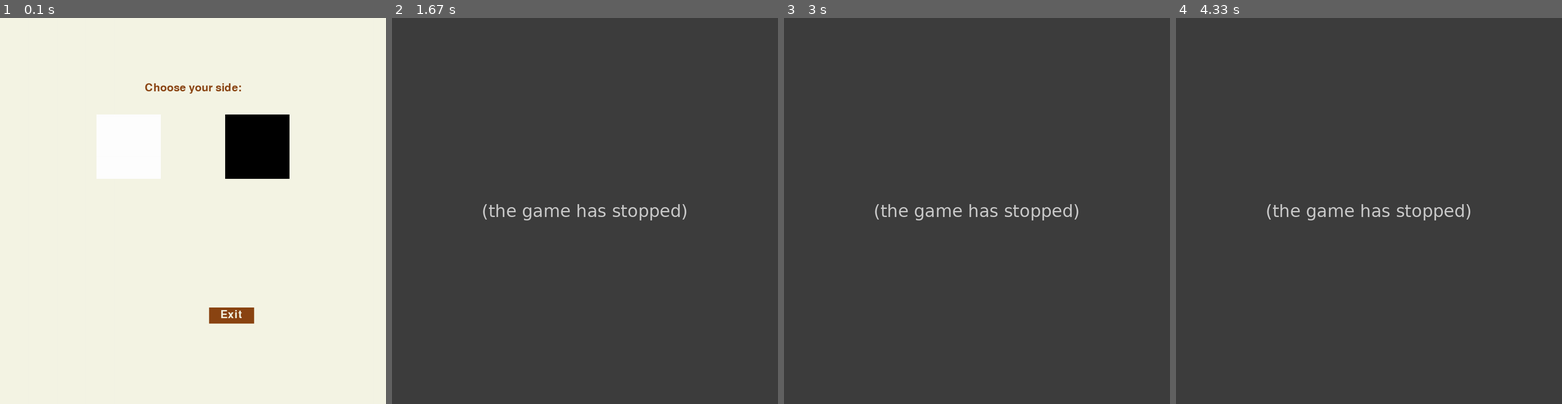
Above: before the commit, frames 1-4 (left to right).
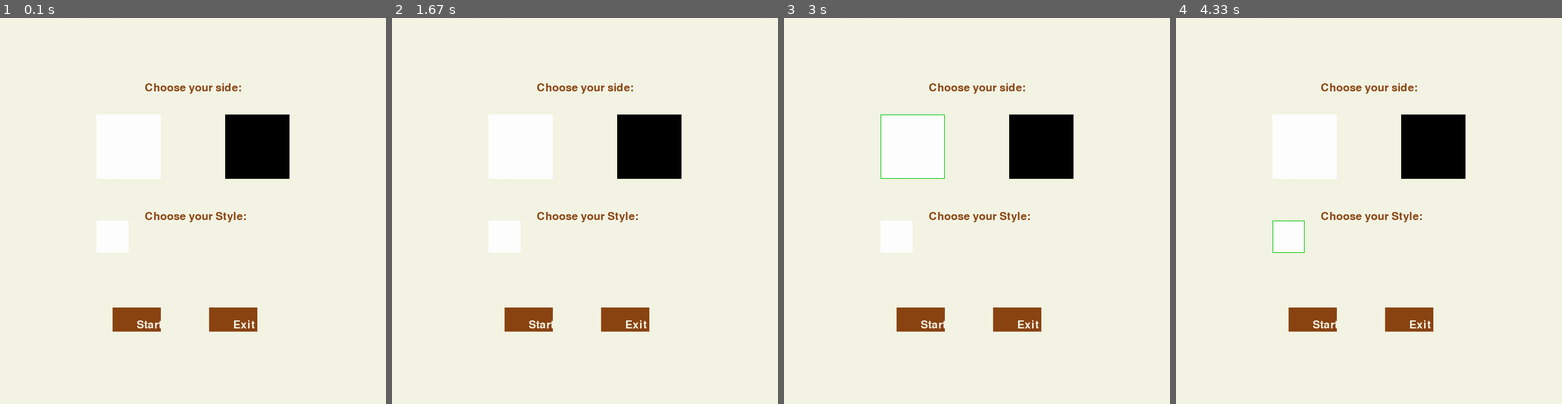
Above: after the commit, the same moments.

Repository: WilliamBayliss/Chess-Pygame
Game: pygame game, started from chess.py
Same seed, same stepped clock (60 frames per second), same inputs: the game is played once before the commit and once after it.
Inputs (mouse positions are in pixels of both pictures, inside the frame that each line leads up to):
- Up to frame 1 (0.1 s): no input
- Up to frame 2 (1.67 s): click "Start" at 0.38 s; click (519, 145) at 0.72 s; click (465, 153) at 1.05 s
- Up to frame 3 (3 s): click "Start" at 1.93 s; click (1042, 145) at 2.27 s; click (965, 145) at 2.6 s; click (922, 129) at 2.93 s
- Up to frame 4 (4.33 s): click (1469, 176) at 3.27 s; click (1287, 238) at 4.1 s

The runs differ from the first frame. In frame 1, 2.1% of the frame differs, in the area x 25-67%, y 50-82%; in frame 2, 100%, in the area x 0-100%, y 0-100%; in frame 3, 100%; in frame 4, 100%.
Error before the commit: UnboundLocalError: cannot access local variable 'player_name' where it is not associated wit...; the game stopped at 0.38 s (later frames are placeholders)

Commit message:
Colour and style selection functioning, start menu completable

Diff:
--- a/chess.py
+++ b/chess.py
@@ -97,6 +97,7 @@
     return [white_selection_square, black_selection_square]
 
 def create_style_selection():
+    mouse = pygame.mouse.get_pos()
     prompt_surface = font.render("Choose your Style:" + "", True, DARK)
     screen.blit(prompt_surface, (450, 600))
 
@@ -108,41 +109,58 @@
     # Borders for current highlight selection
     pygame.draw.rect(screen, ACTIVE_COLOUR if classic_button.collidepoint(mouse) else WHITE, classic_button, 2)
 
+    return [classic_button]
+
 def create_menu_buttons():
     mouse = pygame.mouse.get_pos()
-    start_button = pygame.Rect(350, 900, 140, 50)
-    exit_button = pygame.Rect(650, 900, 140, 50)
-    pygame.draw.rect(screen, ACTIVE_COLOUR if start_button.collidepoint(mouse) else LIGHT, start_button)
+    start_button = pygame.Rect(350, 900, 150, 75)
+    exit_button = pygame.Rect(650, 900, 150, 75)
+    pygame.draw.rect(screen, ACTIVE_COLOUR if start_button.collidepoint(mouse) else DARK, start_button)
     pygame.draw.rect(screen, CANCEL_COLOUR if exit_button.collidepoint(mouse) else DARK, exit_button)
     start_text = font.render("Start", True, LIGHT)
     exit_text = font.render("Exit", True, LIGHT)
-    screen.blit(start_text, (385, 905))
-    screen.blit(exit_text, (685, 905))
+    screen.blit(start_text, start_button.center)
+    screen.blit(exit_text, exit_button.center)
 
     return [start_button, exit_button]
 
-def start_menu_validator(name, colour, style):
-    if len(name) > 0:
-        if colour != None:
-            if style != None:
-                return True
+def create_selection_indicators():
+    colour_selection = None
+    style_selection = None
+
+def start_menu_validator(colour, style):
+    if colour is not None:
+        print("YES")
+        if style is not None:
+            print("YES")
+            return True
+        else:
+            print("WRONG - STYLE")
+            return False
+    else:
+        print("WRONG - COLOUR")
+        print(colour)
+        return False
+
 
 def start_menu():
     player = Player()
-
     getting_player_info = True
     while getting_player_info == True:
         screen.fill(LIGHT)
         mouse = pygame.mouse.get_pos()
 
         # Colour Selection
-        player_colour = None
+
         colour_selection_buttons = create_colour_selection()
         white_button = colour_selection_buttons[0]
         black_button = colour_selection_buttons[1]
 
         # Style Selection
-        player_style = None
+        style_buttons = create_style_selection()
+        classic_button = style_buttons[0]
+
+        # Selection indicators
 
 
         # Menu Buttons
@@ -161,23 +179,25 @@
                         case pygame.K_BACKSPACE:
                             player_name = player_name[:-1]
                         case pygame.K_RETURN:
-                            if start_menu_validator(player_name, player_colour, player_style):
+                            if start_menu_validator(player_colour, player_style):
+                                player.colour = player_colour
+                                player.style = player_style
                                 game()
                         case _:
                             player_name += event.unicode
 
                 case pygame.MOUSEBUTTONDOWN:
                     if start_button.collidepoint(mouse):
-                        if start_menu_validator(player_name, player_colour, player_style):
+                        if start_menu_validator(player.colour, player.style):
                             game()
-                    elif exit_button.collidepoint(mouse):
+                    if exit_button.collidepoint(mouse):
                         pygame.quit()
-                    elif white_button.collidepoint(mouse):
-                        player_colour = 0
-                    elif black_button.collidepoint(mouse):
-                        player_colour = 1
-                    elif classic_button.collidepoint(mouse):
-                        player_style = "01"
+                    if white_button.collidepoint(mouse):
+                        player.colour = 0
+                    if black_button.collidepoint(mouse):
+                        player.colour = 1
+                    if classic_button.collidepoint(mouse):
+                        player.style = "classic"
 
 
         pygame.display.update()
